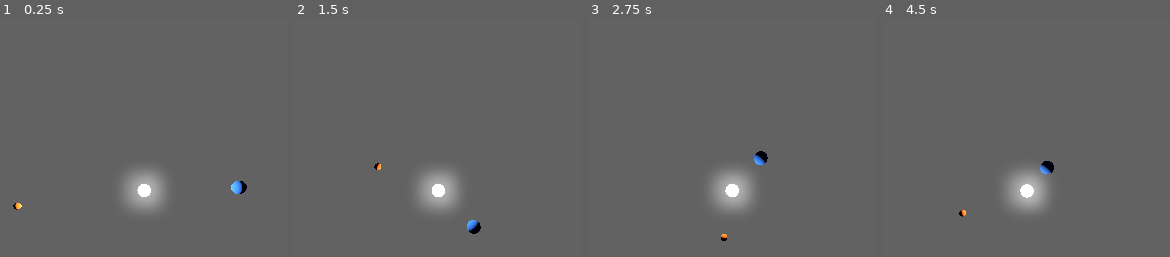
Above: before the commit, frames 1-4 (left to right).
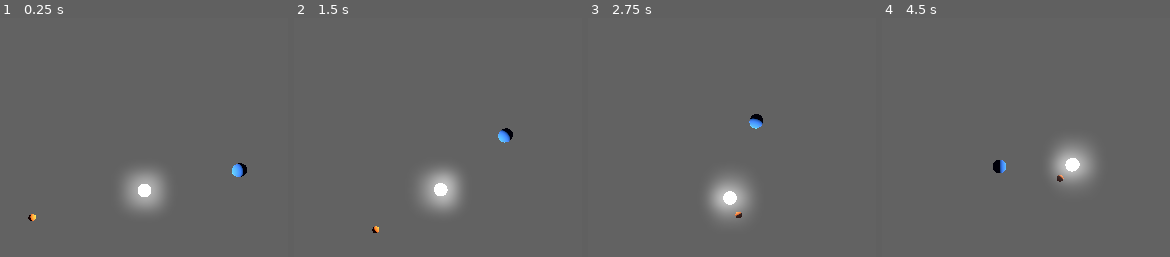
Above: after the commit, the same moments.

Repository: daninatan/Simulacao-Fisica
Game: Godot game, scene res://solar_system.tscn
Same seed, same stepped clock (60 frames per second), same inputs: the game is played once before the commit and once after it.
Inputs:
- Up to frame 1 (0.25 s): no input
- Up to frame 2 (1.5 s): no input
- Up to frame 3 (2.75 s): no input
- Up to frame 4 (4.5 s): no input

The runs differ from the first frame. In frame 1, 0.6% of the frame differs, in the area x 4-86%, y 60-85%; in frame 2, 0.7%; in frame 3, 1.6%; in frame 4, 4.7%, in the area x 26-74%, y 52-84%.

Commit message:
1º commit - Trabalho Fìsica Completo

Diff:
--- a/GravitationalBody.gd
+++ /dev/null
@@ -1,65 +0,0 @@
-extends Node3D
-
-# Parâmetros do corpo
-@export var mass: float = 1.0  # Massa do corpo
-@export var central_body: NodePath = ""  # Nó que será o corpo central (Ex: Sol para a Terra)
-@export var distance_from_central: float = 10.0  # Distância inicial do corpo central
-
-# Variáveis internas
-var velocity: Vector3 = Vector3.ZERO
-var central_body_node: Node3D = null
-var G: float = 1  # Constante gravitacional
-
-# Função chamada quando o nó é inicializado
-func _ready():
-	# Verifica se o corpo central foi especificado corretamente
-	if not central_body.is_empty():
-		central_body_node = get_node(central_body)
-
-	# Verifica se o corpo central foi encontrado
-	if central_body_node == null:
-		print("Erro")
-		return
-
-	# Calcula a velocidade orbital inicial
-	_calcular_velocidade_orbital()
-
-# Função para calcular a velocidade orbital inicial
-func _calcular_velocidade_orbital():
-
-	if central_body_node:
-		var r_vec = global_position - central_body_node.global_position
-		var r = r_vec.length()
-
-		# Se a distância for maior que zero, calculamos a velocidade orbital
-		if r > 0:
-			# Velocidade orbital calculada de acordo com a gravitação universal
-			var orbital_speed = sqrt( (G * central_body_node.mass) / r )
-			var dir = r_vec.normalized()
-			var tangent = dir.cross(Vector3.UP)  # Vetor tangencial
-
-			# Aplica a velocidade tangencial
-			velocity = tangent * orbital_speed
-
-# Função chamada a cada frame
-func _physics_process(delta):
-	if central_body_node == null:
-		return
-
-	# Aceleração gravitacional do corpo central
-	var r_vec = central_body_node.global_position - global_position
-	var distance = r_vec.length()
-
-	if distance > 0:
-		var direction = r_vec.normalized()
-		var force = (G * central_body_node.mass * mass) / (distance * distance)  # Lei da gravitação universal de Newton
-
-		# Aceleração provocada pela força gravitacional
-		var acceleration = direction * force / mass
-
-		# Atualiza a velocidade e posição
-		velocity += acceleration * delta  # Acumula a aceleração de forma controlada
-		global_position += velocity * delta  # Atualiza a posição com base na nova velocidade
-
-func get_velocity():
-	return velocity
--- /dev/null
+++ b/earth.gd
@@ -0,0 +1,51 @@
+extends RigidBody3D
+
+const G = 3.0
+
+@export var initial_velocity: Vector3 = Vector3.ZERO
+var bodies
+
+@export var log_interval: float = 1.0  # tempo entre logs (em segundos)
+var log_file: FileAccess
+var time_accum: float = 0.0
+
+func _ready():
+	var path = "user://posicoesp3SegundaIteracao.txt"
+	log_file = FileAccess.open(path, FileAccess.WRITE)
+	if not log_file:
+		push_error("Não foi possível abrir o arquivo para escrita.")
+		return
+	linear_velocity = initial_velocity
+
+func _physics_process(delta):
+	bodies = get_parent().get_children()
+	var forces = []
+	var total_force = Vector3.ZERO
+
+	for body in bodies:
+		if body == self or !(body is RigidBody3D):
+			continue
+
+		var direction = body.global_position - global_position
+		var dist_sq = direction.length_squared()
+		if dist_sq == 0:
+			continue
+
+		var force_magnitude = G * mass * body.mass / dist_sq
+		var gravitational_force = direction.normalized() * force_magnitude
+
+		forces.append(gravitational_force)
+
+	for vector in forces:
+		total_force += vector
+
+	#print(self, "  x: ", str(global_position.x).pad_decimals(2), ", z: ", str(global_position.z).pad_decimals(2))
+
+	apply_central_force(total_force)
+
+	# Pega posição X e Y (ou Z se for 3D, como desejar)
+	var x = global_position.x
+	var y = global_position.z  # ou .y dependendo do plano de interesse
+
+	var line = "%f,%f" % [x, y]
+	log_file.store_line(line)
--- /dev/null
+++ b/mars.gd
@@ -0,0 +1,51 @@
+extends RigidBody3D
+
+const G = 3.0
+
+@export var initial_velocity: Vector3 = Vector3.ZERO
+var bodies
+
+@export var log_interval: float = 1.0  # tempo entre logs (em segundos)
+var log_file: FileAccess
+var time_accum: float = 0.0
+
+func _ready():
+	var path = "user://posicoesp2SegundaIteracao.txt"
+	log_file = FileAccess.open(path, FileAccess.WRITE)
+	if not log_file:
+		push_error("Não foi possível abrir o arquivo para escrita.")
+		return
+	linear_velocity = initial_velocity
+
+func _physics_process(delta):
+	bodies = get_parent().get_children()
+	var forces = []
+	var total_force = Vector3.ZERO
+
+	for body in bodies:
+		if body == self or !(body is RigidBody3D):
+			continue
+
+		var direction = body.global_position - global_position
+		var dist_sq = direction.length_squared()
+		if dist_sq == 0:
+			continue
+
+		var force_magnitude = G * mass * body.mass / dist_sq
+		var gravitational_force = direction.normalized() * force_magnitude
+
+		forces.append(gravitational_force)
+
+	for vector in forces:
+		total_force += vector
+
+	#print(self, "  x: ", str(global_position.x).pad_decimals(2), ", z: ", str(global_position.z).pad_decimals(2))
+
+	apply_central_force(total_force)
+
+	# Pega posição X e Y (ou Z se for 3D, como desejar)
+	var x = global_position.x
+	var y = global_position.z  # ou .y dependendo do plano de interesse
+
+	var line = "%f,%f" % [x, y]
+	log_file.store_line(line)
--- a/moons.gd
+++ /dev/null
@@ -1,77 +0,0 @@
-extends Node3D
-
-@export var mass: float = 0.1
-@export var central_star: NodePath
-@export var central_planet: NodePath
-@export var distance_from_planet: float = 2.0
-
-var velocity: Vector3 = Vector3.ZERO
-var G: float = 1.0
-
-var star_node: Node3D
-var planet_node: Node3D
-
-func _ready():
-	# Referência aos corpos centrais
-	star_node = get_node_or_null(central_star)
-	planet_node = get_node_or_null(central_planet)
-
-	if not star_node or not planet_node:
-		return
-
-	# Direção do planeta em relação ao Sol
-	var dir_planet_to_star = (planet_node.global_position - star_node.global_position).normalized()
-
-	# Posiciona a lua a uma certa distância perpendicular ao vetor radial planeta-Sol
-	var tangent = dir_planet_to_star.cross(Vector3.UP).normalized()
-	var offset = tangent * distance_from_planet
-
-	global_position = planet_node.global_position + offset
-
-
-	_calcular_velocidade_inicial()
-
-func _calcular_velocidade_inicial():
-	var rel_pos = global_position - planet_node.global_position
-	var dist = rel_pos.length()
-
-	if dist <= 0:
-		return
-
-	# Velocidade orbital da lua em relação ao planeta
-	var speed = sqrt(G * planet_node.mass / dist)
-
-	# Direção tangente à órbita (em plano horizontal)
-	var dir = rel_pos.normalized()
-	var tangent = dir.cross(Vector3.UP).normalized()
-
-	# Herda a velocidade do planeta
-	var v_planeta = planet_node.get_velocity() if planet_node.has_method("get_velocity") else Vector3.ZERO
-
-	# Velocidade total = órbita ao redor do planeta + movimento do planeta ao redor do Sol
-	velocity = tangent * speed + v_planeta
-
-func _physics_process(delta):
-	if not star_node or not planet_node:
-		return
-
-	var acc = Vector3.ZERO
-
-	# Aceleração gravitacional do planeta
-	var r_planet = planet_node.global_position - global_position
-	var d_planet = r_planet.length()
-	if d_planet > 0:
-		acc += r_planet.normalized() * (G * planet_node.mass / (d_planet * d_planet))
-
-	# Aceleração gravitacional do Sol
-	var r_star = star_node.global_position - global_position
-	var d_star = r_star.length()
-	if d_star > 0:
-		acc += r_star.normalized() * (G * star_node.mass / (d_star * d_star))
-
-	# Atualiza movimento
-	velocity += acc * delta
-	global_position += velocity * delta
-
-func get_velocity():
-	return velocity
--- a/solar_system.tscn
+++ b/solar_system.tscn
@@ -1,6 +1,8 @@
-[gd_scene load_steps=16 format=3 uid="uid://cswar8n2sasb3"]
+[gd_scene load_steps=18 format=3 uid="uid://cswar8n2sasb3"]
 
-[ext_resource type="Script" uid="uid://bilkeagwg5egw" path="res://gravitational.gd" id="1_hbvo3"]
+[ext_resource type="Script" uid="uid://ctmbx03xwpoa7" path="res://sun.gd" id="1_hp4wh"]
+[ext_resource type="Script" uid="uid://f2mhqssm34f4" path="res://mars.gd" id="2_hp4wh"]
+[ext_resource type="Script" uid="uid://w3m25hv3bye5" path="res://earth.gd" id="2_tfb7d"]
 
 [sub_resource type="Environment" id="Environment_hbvo3"]
 background_mode = 1
@@ -66,8 +68,9 @@
 
 [node name="Sun" type="RigidBody3D" parent="."]
 transform = Transform3D(0.1, 0, 0, 0, 0.1, 0, 0, 0, 0.1, -13, 0, 0)
-mass = 1000.0
-script = ExtResource("1_hbvo3")
+mass = 100.0
+script = ExtResource("1_hp4wh")
+initial_velocity = Vector3(0.05, 0, 0)
 
 [node name="Sun_Mesh" type="MeshInstance3D" parent="Sun"]
 transform = Transform3D(2, 0, 0, 0, 2, 0, 0, 0, 2, 0, 0, 0)
@@ -86,9 +89,9 @@
 
 [node name="Earth" type="RigidBody3D" parent="."]
 transform = Transform3D(0.1, 0, 0, 0, 0.1, 0, 0, 0, 0.1, 1.54782, 0, -1.84985)
-mass = 10.0
-script = ExtResource("1_hbvo3")
-initial_velocity = Vector3(-2, 0, 6)
+mass = 100.0
+script = ExtResource("2_tfb7d")
+initial_velocity = Vector3(-2, 0, -5)
 
 [node name="Earth_Mesh" type="MeshInstance3D" parent="Earth"]
 transform = Transform3D(2, 0, 0, 0, 2, 0, 0, 0, 2, 0, 0, 0)
@@ -101,10 +104,10 @@
 shape = SubResource("SphereShape3D_hp4wh")
 
 [node name="Mars" type="RigidBody3D" parent="."]
-transform = Transform3D(0.1, 0, 0, 0, 0.1, 0, 0, 0, 0.1, -32.6972, 0.350052, 3.44615)
-mass = 10.0
-script = ExtResource("1_hbvo3")
-initial_velocity = Vector3(5, 0, -5)
+transform = Transform3D(0.1, 0, 0, 0, 0.1, 0, 0, 0, 0.1, -30.697, 0, 3.546)
+mass = 100.0
+script = ExtResource("2_hp4wh")
+initial_velocity = Vector3(5, 0, 2)
 
 [node name="Mars_Mesh" type="MeshInstance3D" parent="Mars"]
 mesh = SubResource("SphereMesh_hbvo3")
--- a/gravitational.gd
+++ b/sun.gd
@@ -1,11 +1,20 @@
 extends RigidBody3D
 
-const G = 1.0
+const G = 3.0
 
 @export var initial_velocity: Vector3 = Vector3.ZERO
 var bodies
 
+@export var log_interval: float = 1.0  # tempo entre logs (em segundos)
+var log_file: FileAccess
+var time_accum: float = 0.0
+
 func _ready():
+	var path = "user://posicoesp1SegundaIteracao.txt"
+	log_file = FileAccess.open(path, FileAccess.WRITE)
+	if not log_file:
+		push_error("Não foi possível abrir o arquivo para escrita.")
+		return
 	linear_velocity = initial_velocity
 
 func _physics_process(delta):
@@ -30,5 +39,13 @@
 	for vector in forces:
 		total_force += vector
 
-	print(self, "  ", total_force)
+	#print(self, "  x: ", str(global_position.x).pad_decimals(2), ", z: ", str(global_position.z).pad_decimals(2))
+
 	apply_central_force(total_force)
+
+	# Pega posição X e Y (ou Z se for 3D, como desejar)
+	var x = global_position.x
+	var y = global_position.z  # ou .y dependendo do plano de interesse
+
+	var line = "%f,%f" % [x, y]
+	log_file.store_line(line)
Not shown, removed: GravitationalBody.gd.uid
Not shown, added: earth.gd.uid
Not shown, removed: gravitational.gd.uid
Not shown, added: mars.gd.uid
Not shown, removed: moons.gd.uid
Not shown, added: sun.gd.uid
